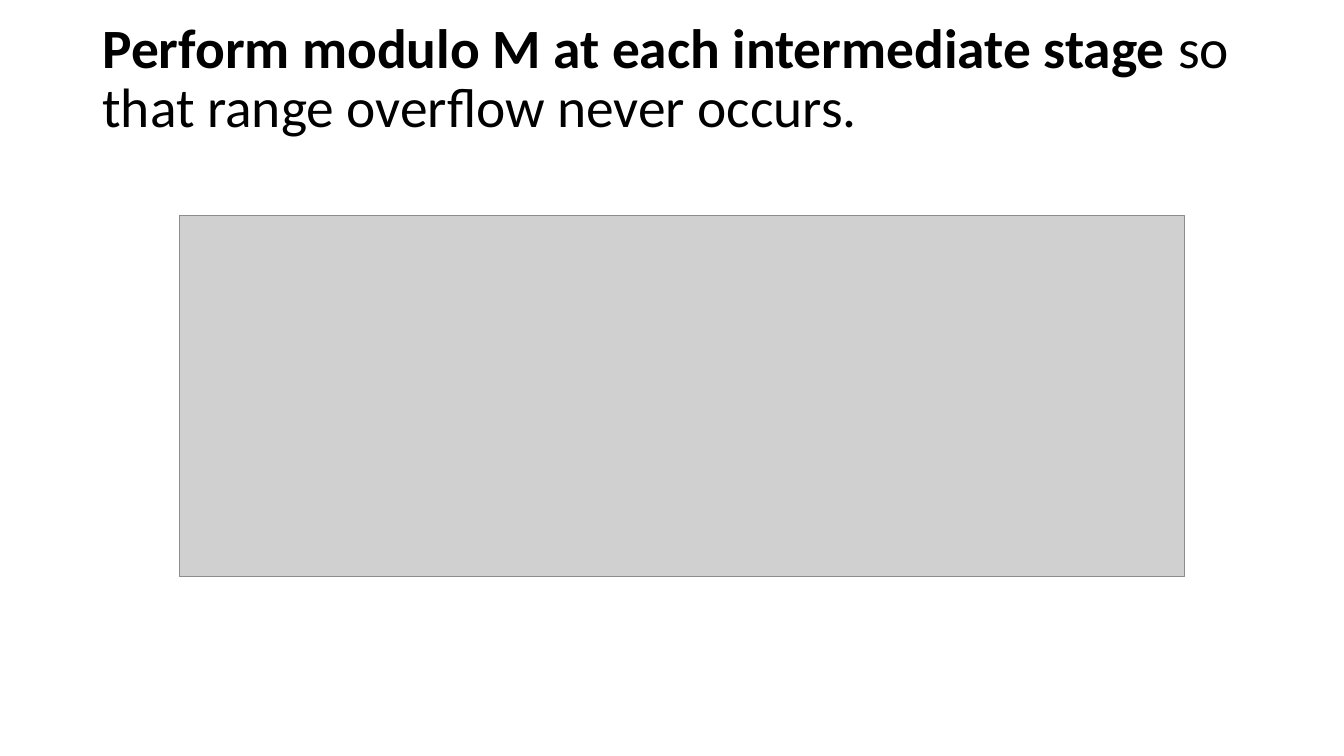
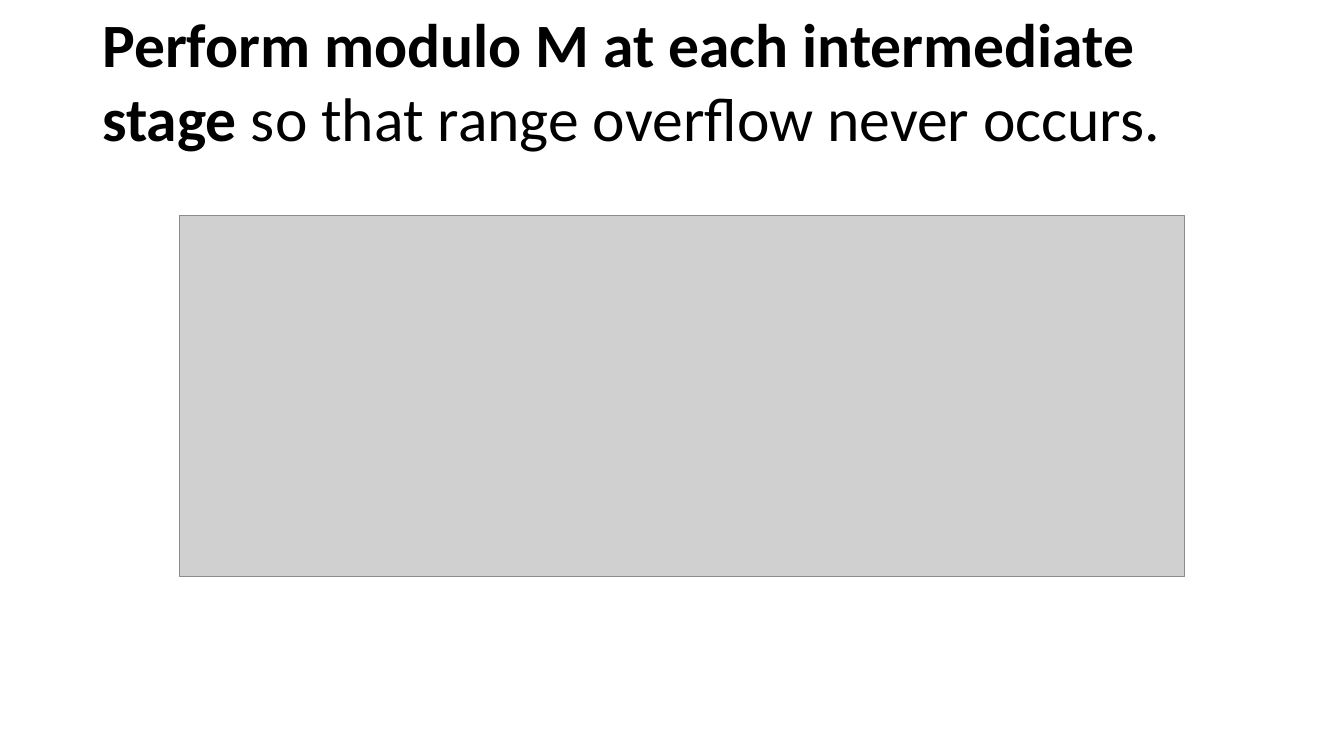
Before and after one commit to ishan-nitj/Competitve-Programming, a slide deck: slide 7 of Number theory/Modular arithmetic.pptx. Drawn at 1344x756 pixels with LibreOffice and Linux fonts; fonts in the diff are those of the drawing; grey boxes stand for pictures. Boxes give left, top, right and bottom in pixels: in the first picture for what was removed or moved away, otherwise in the second. Text is boxed around its words. In the diff, an @@ line names an element or a change of style, - is before the commit and + after.

```diff
--- a/Number theory/Modular arithmetic.pptx
+++ b/Number theory/Modular arithmetic.pptx
@@ text "Perform modulo M at each ..." at (102,23,1160,152): size 39.6 to 44 pt @@
```
Also in this commit, not shown: 15 other slides changed.
